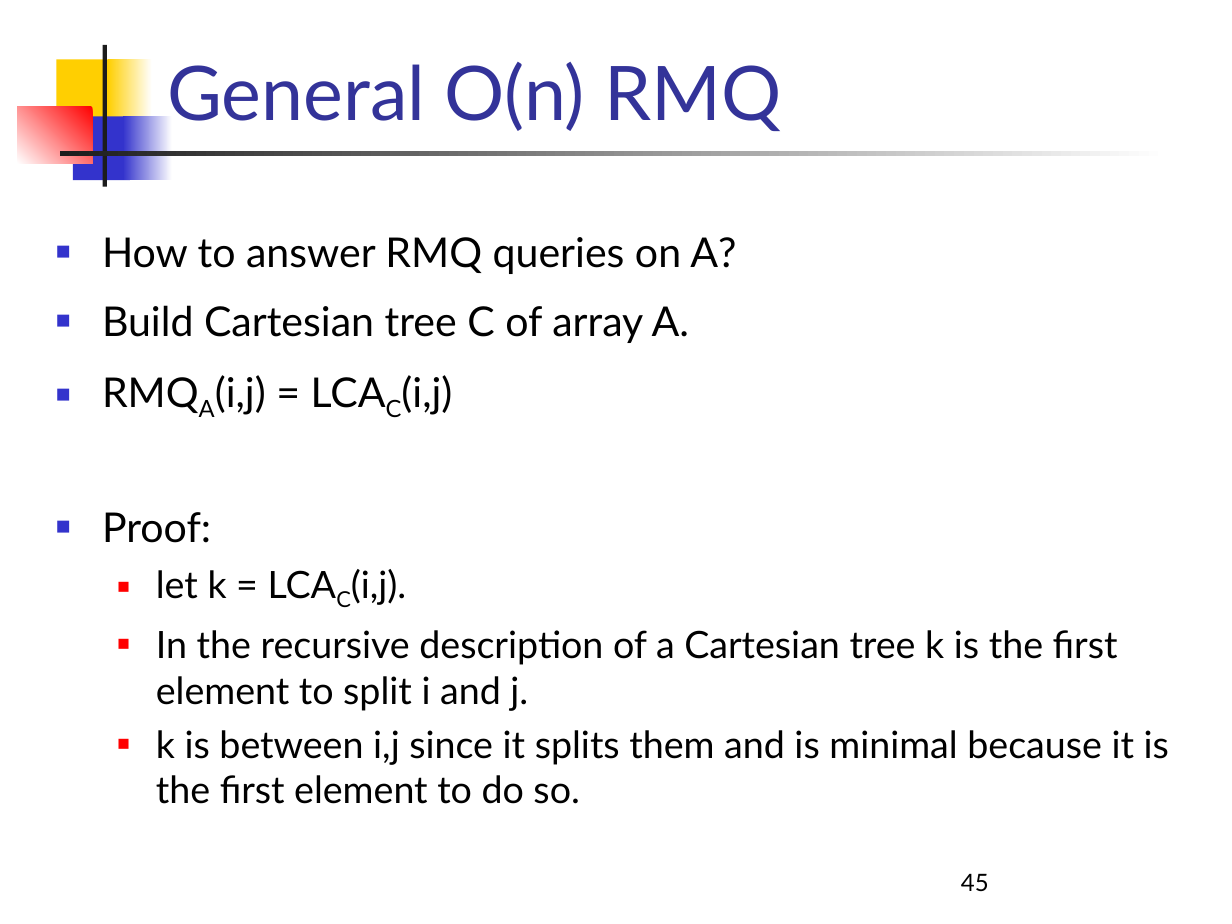
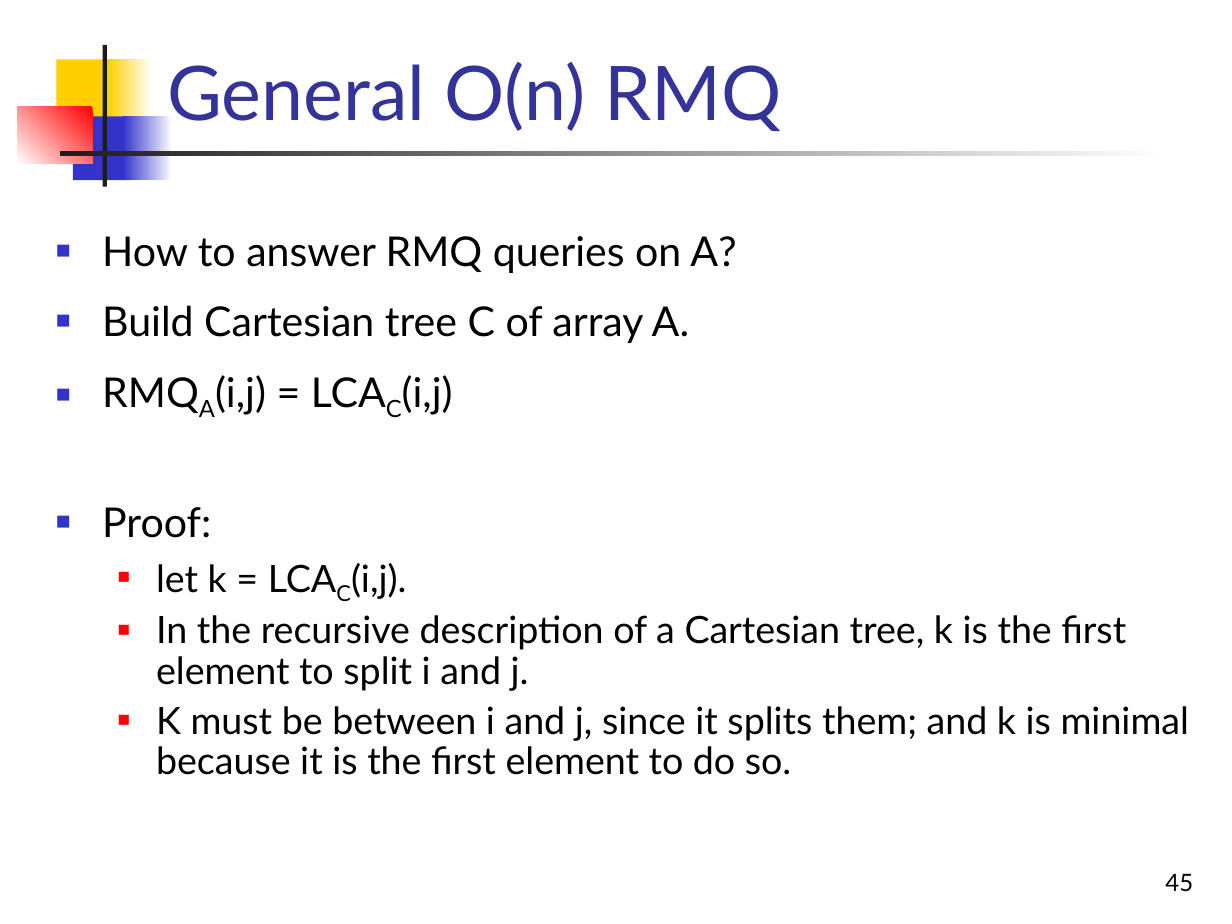
Before and after one commit to pamd/foo, a slide deck: slide 45 of faq/geometry/RMQ_LCA/LCA-seminar-modified.ppt. Drawn at 1232x924 pixels with LibreOffice and Linux fonts; fonts in the diff are those of the drawing. Boxes give left, top, right and bottom in pixels: in the first picture for what was removed or moved away, otherwise in the second. Text is boxed around its words. In the diff, an @@ line names an element or a change of style, - is before the commit and + after.

```diff
--- a/faq/geometry/RMQ_LCA/LCA-seminar-modified.ppt
+++ b/faq/geometry/RMQ_LCA/LCA-seminar-modified.ppt
@@ text at (102,507,407,599): line spacing 1 to 0.9 @@
@@ text at (156,615,1189,775): text changed @@
-  ■ In the recursive description of a Cartesian tree k is the first element to split i and j.
-  ■ k is between i,j since it splits them and is minimal because it is the first element to do so.
+  ■ In the recursive description of a Cartesian tree, k is the first element to split i and j.
+  ■ K must be between i and j, since it splits them; and k is minimal because it is the first element to do so.
@@ page number at (1165,873,1193,892): alignment left to right @@
```
Also in this commit, not shown: 55 other slides changed, 11 other files.
